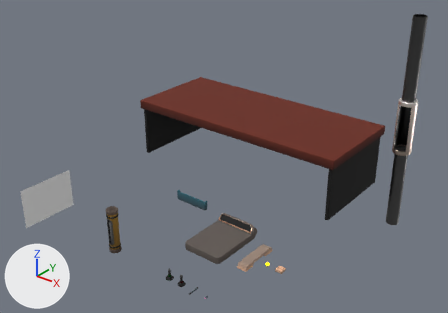
The Blender file GenieHotlineAssets.blend as it was, and as the next commit left it.
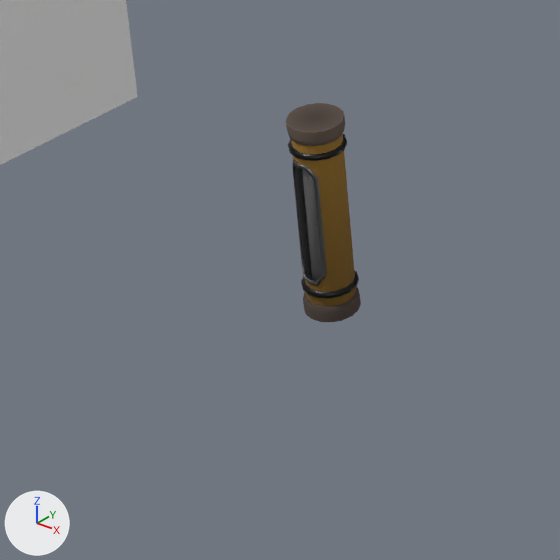
The first picture shows the older version from a 50 mm camera at (27.6, -22.8, 24.0) aimed at (2.9, 8.1, 4.8). The close-ups show the older and then the newer version on the part from 10% to 37% of the width and 59% to 97% of the height of that picture. Only the edits that show in the close-ups are written down. Arrows for +X, +Y and +Z are at lower left; the lights stay in place.

The first close-up shows 'Capsule_Lid', 'Capsule_Tube', 'Documebt'.
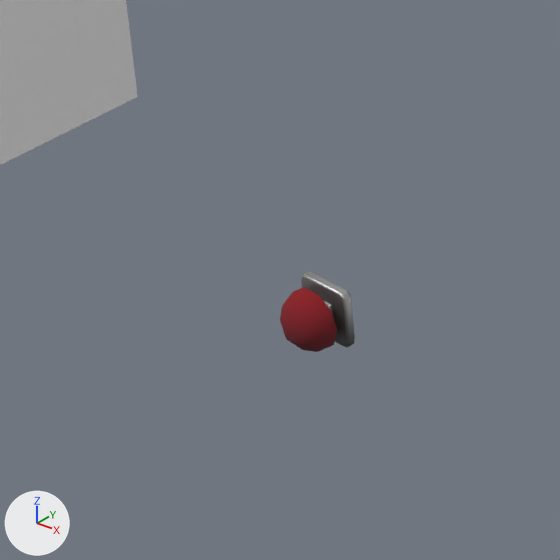
Edits to the bpy script that builds the scene:
```text
Add me_icosphere:
    me_icosphere.from_pydata(...)  # 27 vertices, 50 faces; spans x -0.5..0.5, y -0.5..0.0, z -0.476..0.476
    me_icosphere.polygons.foreach_set('use_smooth', [True] * 50)
    me_icosphere.materials.append(mat_m_master)  # picture img_gradientatlas_1024_png
Add me_cube_008:
    me_cube_008.from_pydata(...)  # 33 vertices, 41 faces; spans x -0.479..0.479, y -0.448..0.002, z -0.479..0.479
    me_cube_008.polygons.foreach_set('use_smooth', [True] * 41)
    me_cube_008.materials.append(mat_m_master_metal)  # picture img_gradientatlas_1024_png
Change ob_capsule_tube:
    ob_capsule_tube.location: (0.0, 0.0, 0.0) -> (13.0, 12.0, 0.0)
Add ob_tube_button_dome:
    ob_tube_button_dome = bpy.data.objects.new('Tube_Button_Dome', me_icosphere)
    ob_tube_button_dome.parent = ob_tube_button_housing
    ob_tube_button_dome.location = (0.0, -0.348, 0.0)
    _m = ob_tube_button_dome.modifiers.new('Bevel', 'BEVEL')
    _m.width = 0.02
    _m.width_pct = 0.02
    _m.harden_normals = True
Add ob_tube_button_housing:
    ob_tube_button_housing = bpy.data.objects.new('Tube_Button_Housing', me_cube_008)
    ob_tube_button_housing.location = (0.0, 0.0, 0.0)
    _m = ob_tube_button_housing.modifiers.new('Bevel', 'BEVEL')
    _m.width = 0.05
    _m.width_pct = 0.05
    _m.harden_normals = True
```

Changed parts and their boxes (x1, y1, x2, y2) in the close-ups (560 x 560 px):
'Capsule_Tube', moved (not visible afterwards)
    before: (288, 134, 361, 322)
'Tube_Button_Dome', added (red)
    after: (280, 287, 337, 352)
'Capsule_Lid', moved (not visible afterwards)
    before: (286, 103, 345, 146)
'Tube_Button_Housing', added
    after: (301, 271, 355, 347)
